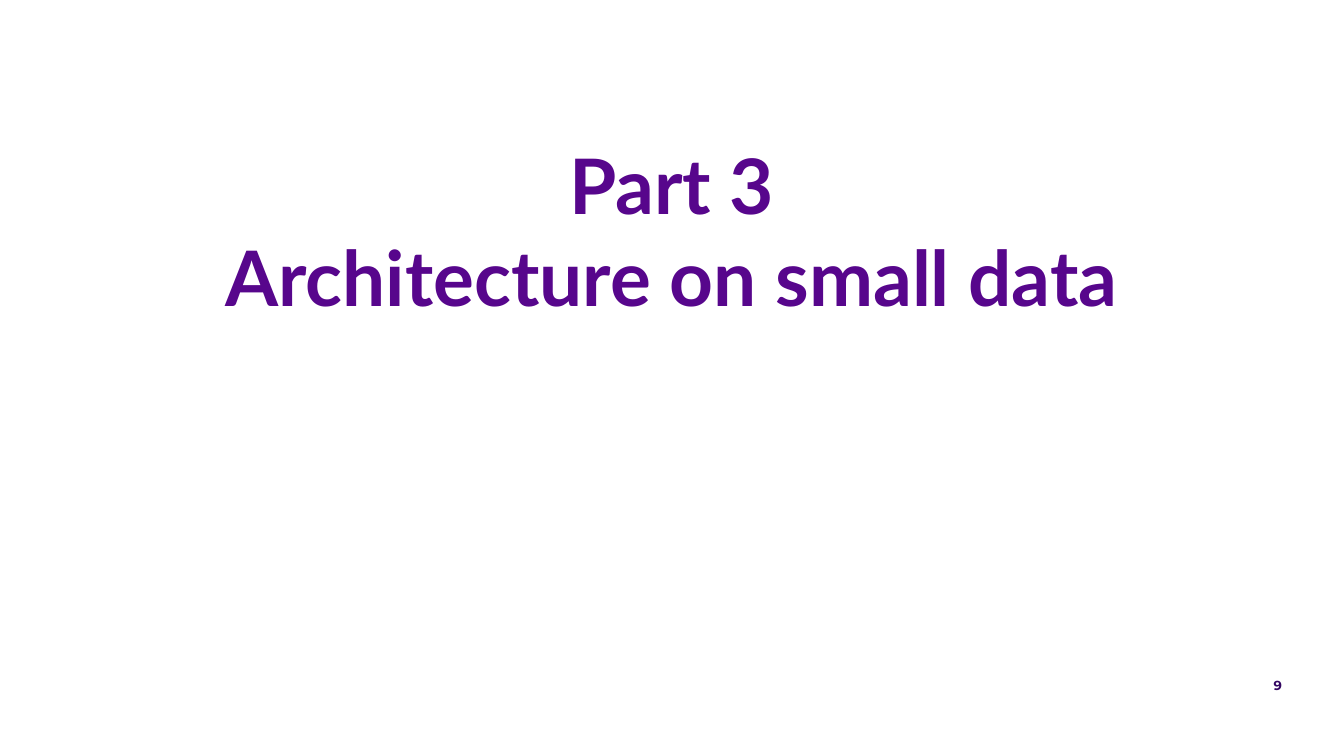
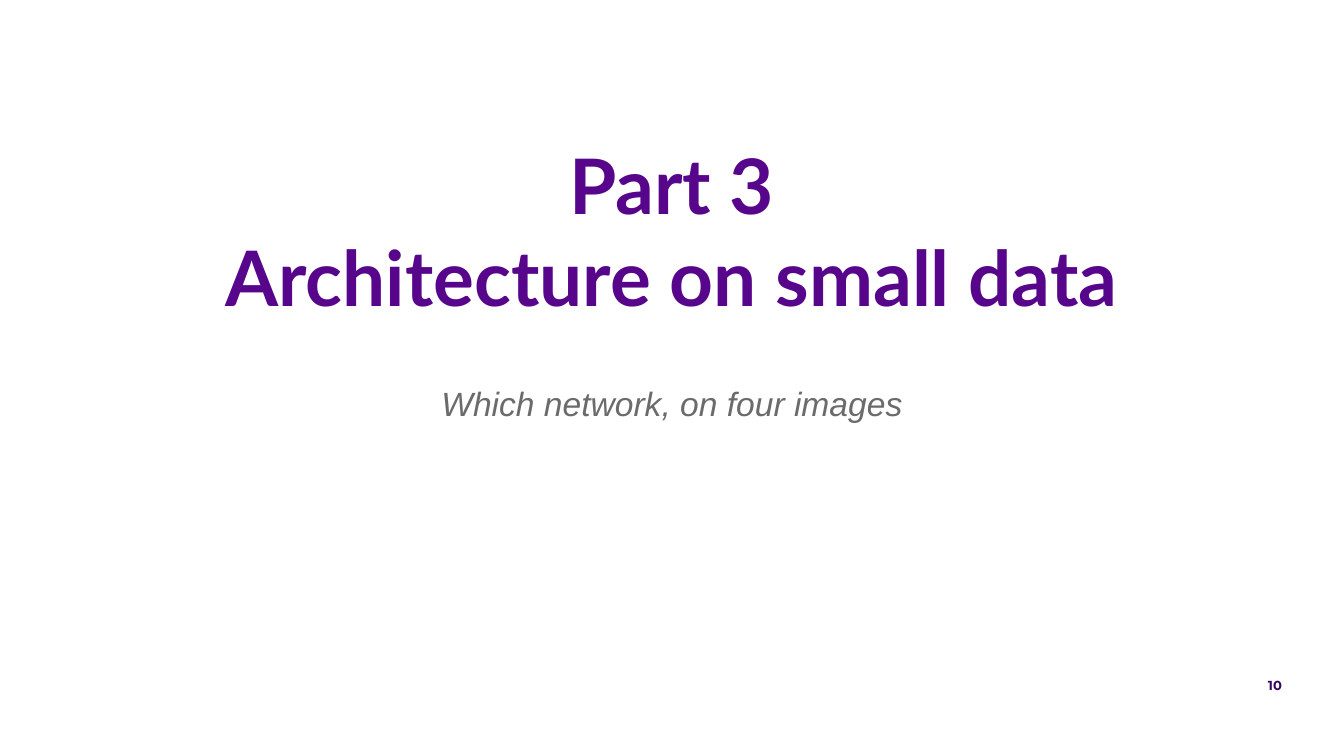
Before and after one commit to FruitPnchSamuraiG/solar-dem-inversion, a slide deck: slide 10 of slides/DEM_deck_v2.pptx (slide 9 before the commit). Drawn at 1344x756 pixels with LibreOffice and Linux fonts; fonts in the diff are those of the drawing; background and template pictures are left out. Boxes give left, top, right and bottom in pixels: in the first picture for what was removed or moved away, otherwise in the second. Text is boxed around its words. In the diff, an @@ line names an element or a change of style, - is before the commit and + after.

Commit message:
slides: summary up front, divider questions, visuals for text-only slides
Adds an 'In one slide' summary after the title, a one-line question under
each Part divider, a test-block diagram on the scoring slide, card layouts
for lessons and next steps, and a closing 'For discussion' slide. The
schema check now lives in slides/check_schema.py.

```diff
--- a/slides/DEM_deck_v2.pptx
+++ b/slides/DEM_deck_v2.pptx
@@ text added at (x1=441, y1=391, x2=902, y2=422), 18 pt, text #6B6B6B, italic @@
+Which network, on four images
@@ page number at (x1=1268, y1=680, x2=1282, y2=690): text changed @@
-9
+10
```
Also in this commit, not shown: 9 other slides changed, 3 slides added, 1 slide removed, 5 other files.
